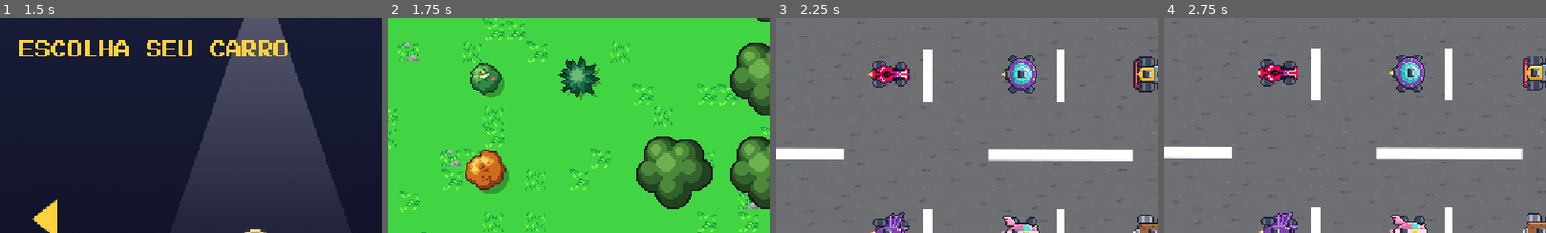
Above: before the commit, frames 1-4 (left to right).
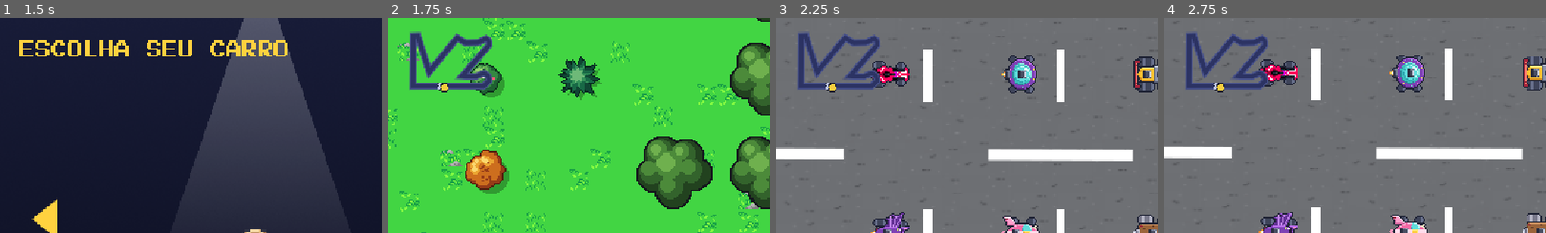
Above: after the commit, the same moments.

Repository: Blue-Raccoon-Interactive/Pixel-Bros-Racing
Game: Godot game, scene res://scenes/main/main_menu.tscn
Two runs of this game, one before a commit and one after it. Both use one fixed random seed, a clock stepped at 60 frames per second and the inputs below. Sound files missing from this copy of the repository are replaced by a short silence.
Inputs (mouse positions are % of the whole screen's width and height, from its top left):
- Up to frame 1 (1.5 s): click "Iniciar jogo" at 0.5 s; click (82, 83) at 1.25 s
- Up to frame 2 (1.75 s): no input
- Up to frame 3 (2.25 s): tap Enter (ui_accept) at 2 s; move the mouse to (72, 45) at 2.02 s; hold D (steer_right) from 2.03 s (still down); click (72, 45) at 2.17 s
- Up to frame 4 (2.75 s): keep holding D (steer_right); tap Enter (ui_accept) at 2.27, 2.57 s
The pictures show only the part of the screen within x 0-50%, y 0-50%; the shares and areas given below are measured in that part.

Frame 1 is identical in both runs. In frame 2, 2.9% of the frame differs, in the area x 5-28%, y 6-35%; in frame 3, 2.7%; in frame 4, 2.7%.

Commit message:
Implementa minimapa

Diff:
--- a/scenes/ui/hud.tscn
+++ b/scenes/ui/hud.tscn
@@ -6,6 +6,7 @@
 [ext_resource type="AudioStream" uid="uid://c4mk7ejuw1n7m" path="res://sound/sfx/menu/menu_startGame.wav" id="3_136eg"]
 [ext_resource type="AudioStream" uid="uid://bbdnglrmugaw0" path="res://sound/sfx/menu/menu_select.wav" id="3_bo48s"]
 [ext_resource type="AudioStream" uid="uid://r57qitilmyb4" path="res://sound/sfx/menu/menu_back.wav" id="4_oj5la"]
+[ext_resource type="Script" uid="uid://2si3tisxfba1" path="res://scripts/track_radar_minimap.gd" id="7_gss2c"]
 
 [sub_resource type="LabelSettings" id="LabelSettings_2dj1m"]
 font = ExtResource("2_hqnrr")
@@ -112,6 +113,15 @@
 pixel_font = ExtResource("2_hqnrr")
 retry_sound = ExtResource("3_136eg")
 back_sound = ExtResource("4_oj5la")
+
+[node name="TrackRadar" type="Control" parent="." unique_id=2127567839]
+layout_mode = 3
+anchors_preset = 0
+offset_left = 25.0
+offset_top = 15.0
+offset_right = 165.0
+offset_bottom = 115.0
+script = ExtResource("7_gss2c")
 
 [node name="LapLabel" type="Label" parent="." unique_id=785976717]
 offset_left = 52.0
--- a/scripts/hud.gd
+++ b/scripts/hud.gd
@@ -3,6 +3,9 @@
 
 ## Gerenciador da corrida que este HUD acompanha.
 @export var race_manager: RaceManager
+
+## Waypoints da pista para desenhar o radar do traçado (opcional se chamado via código).
+@export var track_waypoints: TrackWaypoints
 
 ## Caminho da cena do menu principal ao clicar em "Voltar".
 @export_file("*.tscn") var main_menu_scene: String = ""
@@ -33,6 +36,7 @@
 @onready var lap_label: Label = $LapLabel
 @onready var countdown_label: Label = $CountdownLabel
 @onready var position_label: Label = $PositionLabel
+@onready var track_radar: TrackRadarMinimap = get_node_or_null("TrackRadar") as TrackRadarMinimap
 @onready var results_panel: PanelContainer = $ResultsPanel
 @onready var title_label: Label = $ResultsPanel/MarginContainer/MainVBox/TitleLabel
 @onready var standings_list: VBoxContainer = $ResultsPanel/MarginContainer/MainVBox/StandingsList
@@ -67,6 +71,10 @@
 	if menu_button != null:
 		menu_button.pressed.connect(_on_menu_pressed)
 
+	if track_radar != null:
+		track_radar.setup(race_manager, track_waypoints)
+		track_radar.visible = track_waypoints != null
+
 	if race_manager == null:
 		push_error("Hud: race_manager não foi configurado!")
 		return
@@ -77,6 +85,13 @@
 	race_manager.race_finished.connect(_on_race_finished)
 	race_manager.finish_results_opened.connect(_on_finish_results_opened)
 	race_manager.finish_results_updated.connect(_on_finish_results_updated)
+
+
+func set_track_waypoints(waypoints: TrackWaypoints) -> void:
+	track_waypoints = waypoints
+	if track_radar != null:
+		track_radar.set_track_from_waypoints(waypoints)
+		track_radar.visible = waypoints != null
 
 
 func _setup_options() -> void:
@@ -244,6 +259,8 @@
 		lap_label.visible = false
 	if position_label != null:
 		position_label.visible = false
+	if track_radar != null:
+		track_radar.visible = false
 	if countdown_label != null:
 		countdown_label.text = ""
 		countdown_label.visible = false
@@ -255,6 +272,8 @@
 		lap_label.visible = false
 	if position_label != null:
 		position_label.visible = false
+	if track_radar != null:
+		track_radar.visible = false
 	_hide_options_ui()
 
 	_set_buttons_disabled(false)
@@ -277,6 +296,7 @@
 	options_button.hide()
 	exit_button.hide()
 
+
 func _on_finish_results_updated(finished_karts: Array[Kart]) -> void:
 	_render_finished_list(finished_karts)
 
@@ -303,6 +323,7 @@
 	if err != OK:
 		_set_buttons_disabled(false)
 		push_error("Hud: falha ao carregar '%s'. Código de erro: %s" % [main_menu_scene, err])
+
 
 func _open_exit_confirm() -> void:
 	if exit_confirm.visible or options_menu.visible:
--- a/scripts/race_manager.gd
+++ b/scripts/race_manager.gd
@@ -22,6 +22,8 @@
 signal finish_results_opened(finished_karts: Array[Kart])
 ## Atualiza a tela de classificação conforme outros karts vão cruzando a linha final.
 signal finish_results_updated(finished_karts: Array[Kart])
+## Waypoints da pista localizados na inicialização da corrida.
+signal track_waypoints_ready(waypoints: TrackWaypoints)
 
 ## Voltas da corrida. Se houver uma pista, o valor vem dela.
 @export var total_laps: int = 3
@@ -31,6 +33,8 @@
 @export var kart: Kart
 ## Pista da corrida. Se definida, checkpoints, largada e voltas vêm dela.
 @export var track: RaceTrack
+## HUD da corrida (opcional; se vazio, será buscado automaticamente na cena).
+@export var hud: Hud
 ## Usado só quando NÃO há pista: checkpoints na ordem da corrida.
 @export var checkpoints: Array[Area2D] = []
 
@@ -155,7 +159,43 @@
 	total_laps = track.laps
 	checkpoints = track.get_checkpoints()
 
+	var waypoints := _find_track_waypoints(track)
+	if waypoints != null:
+		track_waypoints_ready.emit(waypoints)
+		if hud == null:
+			hud = _find_hud_in_tree(get_tree().current_scene)
+		if hud != null:
+			hud.set_track_waypoints(waypoints)
+
 	_place_karts_at_start()
+
+
+func _find_track_waypoints(root: Node) -> TrackWaypoints:
+	if root == null:
+		return null
+	if root is TrackWaypoints:
+		return root as TrackWaypoints
+
+	for child in root.get_children():
+		var found := _find_track_waypoints(child)
+		if found != null:
+			return found
+
+	return null
+
+
+func _find_hud_in_tree(root: Node) -> Hud:
+	if root == null:
+		return null
+	if root is Hud:
+		return root as Hud
+
+	for child in root.get_children():
+		var found := _find_hud_in_tree(child)
+		if found != null:
+			return found
+
+	return null
 
 
 # Cada kart vai para um marcador de largada, na ordem. Se houver mais karts
--- /dev/null
+++ b/scripts/track_radar_minimap.gd
@@ -0,0 +1,175 @@
+class_name TrackRadarMinimap
+extends Control
+
+@export var track_waypoints: TrackWaypoints
+@export var closed_loop: bool = true
+
+@export_group("Aparência do Traçado")
+@export var padding: float = 12.0
+@export var track_outline_color: Color = Color("#48528c")
+@export var track_line_color: Color = Color("#2c3363")
+@export var track_line_width: float = 6.0
+@export var track_outline_width: float = 10.0
+
+@export_group("Marcadores dos Karts")
+@export var show_rivals: bool = true
+@export var player_color: Color = Color("#f7ce3e")
+@export var player_border_color: Color = Color("#14172b")
+@export var player_radius: float = 5.5
+@export var rival_color: Color = Color("#b8c0e0")
+@export var rival_border_color: Color = Color("#14172b")
+@export var rival_radius: float = 3.5
+
+var _race_manager: RaceManager
+var _world_points: PackedVector2Array = PackedVector2Array()
+var _bounds_min: Vector2 = Vector2.ZERO
+var _bounds_max: Vector2 = Vector2.ONE
+
+
+func setup(race_manager: RaceManager, waypoints: TrackWaypoints = null) -> void:
+	_race_manager = race_manager
+	if waypoints != null:
+		track_waypoints = waypoints
+	refresh_track_shape()
+
+
+func set_track_from_waypoints(waypoints: TrackWaypoints) -> void:
+	track_waypoints = waypoints
+	refresh_track_shape()
+
+
+func refresh_track_shape() -> void:
+	_world_points = _collect_world_points()
+	if _world_points.size() < 2:
+		return
+
+	var min_pt: Vector2 = _world_points[0]
+	var max_pt: Vector2 = _world_points[0]
+
+	for pt in _world_points:
+		min_pt.x = minf(min_pt.x, pt.x)
+		min_pt.y = minf(min_pt.y, pt.y)
+		max_pt.x = maxf(max_pt.x, pt.x)
+		max_pt.y = maxf(max_pt.y, pt.y)
+
+	_bounds_min = min_pt
+	_bounds_max = max_pt
+	queue_redraw()
+
+
+func _collect_world_points() -> PackedVector2Array:
+	if track_waypoints != null and is_instance_valid(track_waypoints):
+		return track_waypoints.get_waypoint_positions()
+	return PackedVector2Array()
+
+
+func _process(_delta: float) -> void:
+	if not visible:
+		return
+
+	if track_waypoints == null or not is_instance_valid(track_waypoints):
+		track_waypoints = _find_waypoints_in_tree(get_tree().current_scene)
+
+	if _world_points.size() < 2 and track_waypoints != null:
+		refresh_track_shape()
+
+	queue_redraw()
+
+
+func _find_waypoints_in_tree(root: Node) -> TrackWaypoints:
+	if root == null:
+		return null
+	if root is TrackWaypoints:
+		return root as TrackWaypoints
+
+	for child in root.get_children():
+		var found := _find_waypoints_in_tree(child)
+		if found != null:
+			return found
+
+	return null
+
+
+func _draw() -> void:
+	if _world_points.size() < 2:
+		return
+
+	var mapped_pts := PackedVector2Array()
+	mapped_pts.resize(_world_points.size())
+	for i in _world_points.size():
+		mapped_pts[i] = _world_to_radar(_world_points[i])
+
+	if closed_loop and mapped_pts.size() >= 2:
+		mapped_pts.append(mapped_pts[0])
+
+	if track_outline_width > track_line_width:
+		draw_polyline(mapped_pts, track_outline_color, track_outline_width, true)
+	draw_polyline(mapped_pts, track_line_color, track_line_width, true)
+
+	var active_player: Kart = _get_player_kart()
+
+	if show_rivals:
+		for rival in _get_rival_karts(active_player):
+			if rival == null or not is_instance_valid(rival):
+				continue
+			var rival_pos: Vector2 = _world_to_radar(rival.global_position)
+			draw_circle(rival_pos, rival_radius + 1.0, rival_border_color)
+			draw_circle(rival_pos, rival_radius, rival_color)
+
+	if active_player != null and is_instance_valid(active_player):
+		var player_pos: Vector2 = _world_to_radar(active_player.global_position)
+		draw_circle(player_pos, player_radius + 1.5, player_border_color)
+		draw_circle(player_pos, player_radius, player_color)
+
+
+func _get_player_kart() -> Kart:
+	if _race_manager != null and _race_manager.kart != null:
+		return _race_manager.kart
+
+	for node in get_tree().get_nodes_in_group("race_kart"):
+		var kart := node as Kart
+		if kart != null and is_instance_valid(kart):
+			return kart
+	return null
+
+
+func _get_rival_karts(player_kart: Kart) -> Array[Kart]:
+	var rivals: Array[Kart] = []
+
+	if _race_manager != null:
+		for racer in _race_manager._all_karts():
+			if racer != null and is_instance_valid(racer) and racer != player_kart:
+				rivals.append(racer)
+
+	if not rivals.is_empty():
+		return rivals
+
+	for node in get_tree().get_nodes_in_group("race_kart"):
+		var kart := node as Kart
+		if kart == null or not is_instance_valid(kart) or kart == player_kart:
+			continue
+		if not rivals.has(kart):
+			rivals.append(kart)
+
+	return rivals
+
+
+func _world_to_radar(world_pos: Vector2) -> Vector2:
+	var world_span: Vector2 = _bounds_max - _bounds_min
+	var safe_w: float = maxf(world_span.x, 1.0)
+	var safe_h: float = maxf(world_span.y, 1.0)
+
+	var avail_w: float = maxf(size.x - padding * 2.0, 1.0)
+	var avail_h: float = maxf(size.y - padding * 2.0, 1.0)
+
+	var uniform_scale: float = minf(avail_w / safe_w, avail_h / safe_h)
+	var drawn_w: float = safe_w * uniform_scale
+	var drawn_h: float = safe_h * uniform_scale
+
+	var offset_x: float = (size.x - drawn_w) * 0.5
+	var offset_y: float = (size.y - drawn_h) * 0.5
+
+	return Vector2(
+		offset_x + (world_pos.x - _bounds_min.x) * uniform_scale,
+		offset_y + (world_pos.y - _bounds_min.y) * uniform_scale
+	)
--- a/scripts/track_waipoints.gd
+++ b/scripts/track_waipoints.gd
@@ -4,6 +4,15 @@
 ## Anexe ao nó 'Waypoints' da pista. No editor, desenha uma linha ligando os
 ## Marker2D na ordem, com setas indicando o sentido (o último liga ao primeiro).
 ## Não desenha nada durante o jogo.
+
+
+func get_waypoint_positions() -> PackedVector2Array:
+	var points := PackedVector2Array()
+	for child in get_children():
+		var marker := child as Marker2D
+		if marker != null and is_instance_valid(marker):
+			points.append(marker.global_position)
+	return points
 
 
 func _process(_delta: float) -> void:
Not shown, added: scripts/track_radar_minimap.gd.uid
